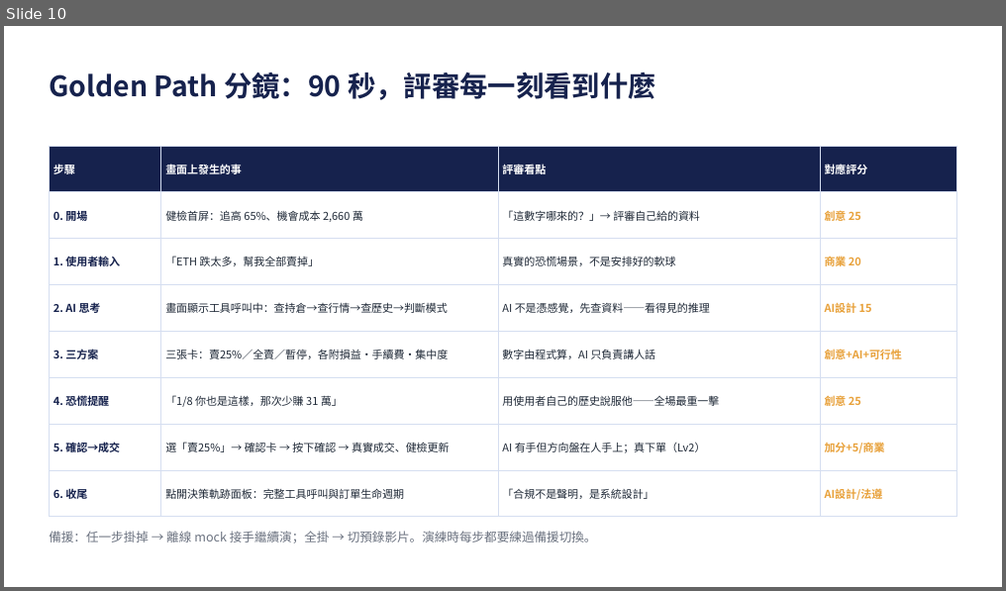
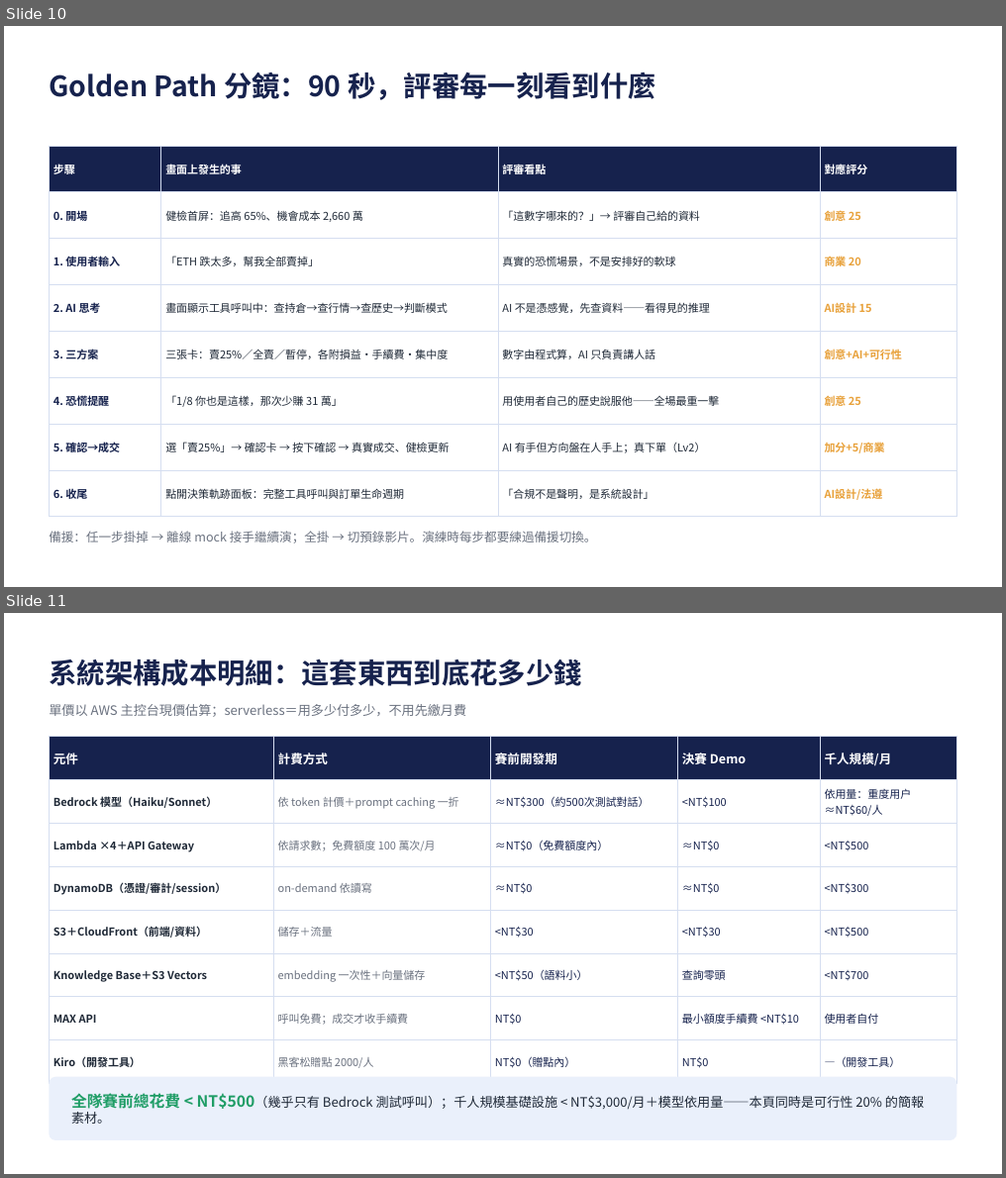
Before and after one commit to giont565/MaiMate, a slide deck: docs/工作項目狀態.pptx. Shown one above the other, each under a label of ours: slide 10 before the commit, slides 10 and 11 after it. The pictures are 1006x591 and 1006x1178 pixels, drawn with LibreOffice and Linux fonts; fonts in the diff are those of the drawing. Boxes give left, top, right and bottom in pixels: in the first picture for what was removed or moved away, otherwise in the second. Text is boxed around its words. In the diff, an @@ line names an element or a change of style, - is before the commit and + after.

```diff
--- a/docs/工作項目狀態.pptx
+++ b/docs/工作項目狀態.pptx
@@ slide 11 added at (4, 613, 1002, 1174), background #FFFFFF @@
@@ text added at (49, 659, 582, 686), 27 pt, text #16224D, bold @@
+系統架構成本明細：這套東西到底花多少錢
@@ text added at (49, 704, 467, 717), 12.5 pt, text #6B7280 @@
+單價以 AWS 主控台現價估算；serverless＝用多少付多少，不用先繳月費
@@ table added at (49, 737, 957, 1072), 8 rows, 5 columns @@
+元件 | 計費方式 | 賽前開發期 | 決賽 Demo | 千人規模/月
+Bedrock 模型（Haiku/Sonnet） | 依 token 計價＋prompt caching 一折 | ≈NT$300（約500次測試對話） | <NT$100 | 依用量：重度用戶≈NT$60/人
+Lambda ×4＋API Gateway | 依請求數；免費額度 100 萬次/月 | ≈NT$0（免費額度內） | ≈NT$0 | <NT$500
+DynamoDB（憑證/審計/session） | on-demand 依讀寫 | ≈NT$0 | ≈NT$0 | <NT$300
+S3＋CloudFront（前端/資料） | 儲存＋流量 | <NT$30 | <NT$30 | <NT$500
+Knowledge Base＋S3 Vectors | embedding 一次性＋向量儲存 | <NT$50（語料小） | 查詢零頭 | <NT$700
+MAX API | 呼叫免費；成交才收手續費 | NT$0 | 最小額度手續費 <NT$10 | 使用者自付
+Kiro（開發工具） | 黑客松贈點 2000/人 | NT$0（贈點內） | NT$0 | —（開發工具）
@@ rounded rectangle added at (49, 1077, 957, 1141), fill #EAF0FB @@
@@ text added at (71, 1093, 924, 1124), 12.5 pt, text #1F2937 @@
+全隊賽前總花費 < NT$500（幾乎只有 Bedrock 測試呼叫）；千人規模基礎設施 < NT$3,000/月＋模型依用量——本頁同時是可行性 20% 的簡報素材。
```
Also in this commit, not shown: 1 other slide added, 1 other file.
